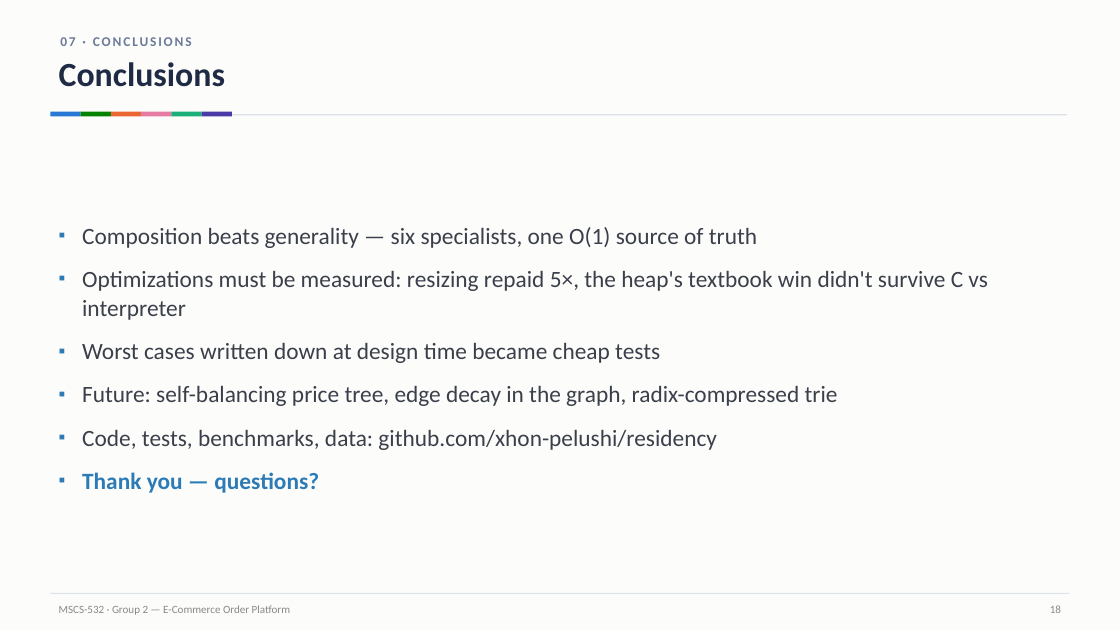
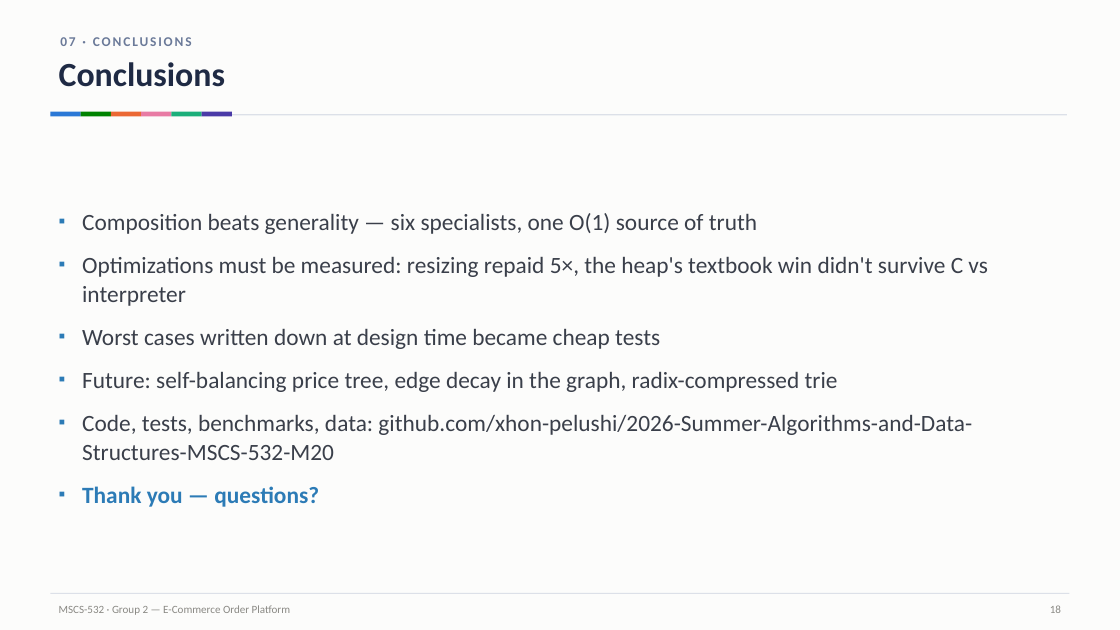
Before and after one commit to xhon-pelushi/2026-Summer-Algorithms-and-Data-Structures-MSCS-532-M20, a slide deck: slide 18 of residency/deliverables/Deliverable 4/Group2_Project_Presentation_MSCS532.pptx. Drawn at 1120x630 pixels with LibreOffice and Linux fonts; fonts in the diff are those of the drawing. Boxes give left, top, right and bottom in pixels: in the first picture for what was removed or moved away, otherwise in the second. Text is boxed around its words. In the diff, an @@ line names an element or a change of style, - is before the commit and + after.

Commit message:
Point embedded repository links at this repo
The reports and presentation referenced the retired standalone
residency repository; regenerated so the URL on the conclusions slide
and in the report introductions resolves here.

```diff
--- a/residency/deliverables/Deliverable 4/Group2_Project_Presentation_MSCS532.pptx
+++ b/residency/deliverables/Deliverable 4/Group2_Project_Presentation_MSCS532.pptx
@@ text at box(82, 415, 972, 460): text changed @@
-▪ Code, tests, benchmarks, data: github.com/xhon-pelushi/residency
+▪ Code, tests, benchmarks, data: github.com/xhon-pelushi/2026-Summer-Algorithms-and-Data-Structures-MSCS-532-M20
```
Also in this commit, not shown: 2 other files.
